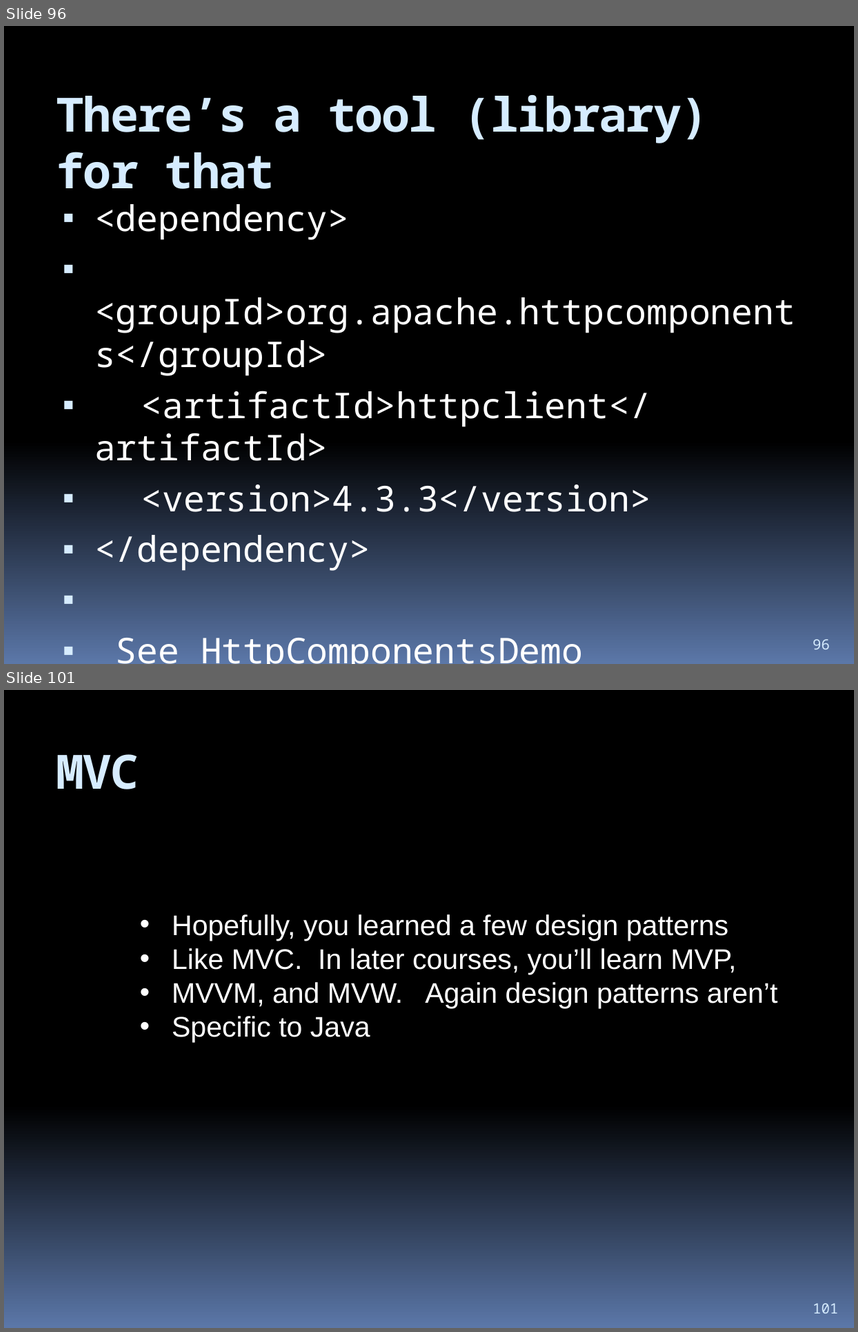
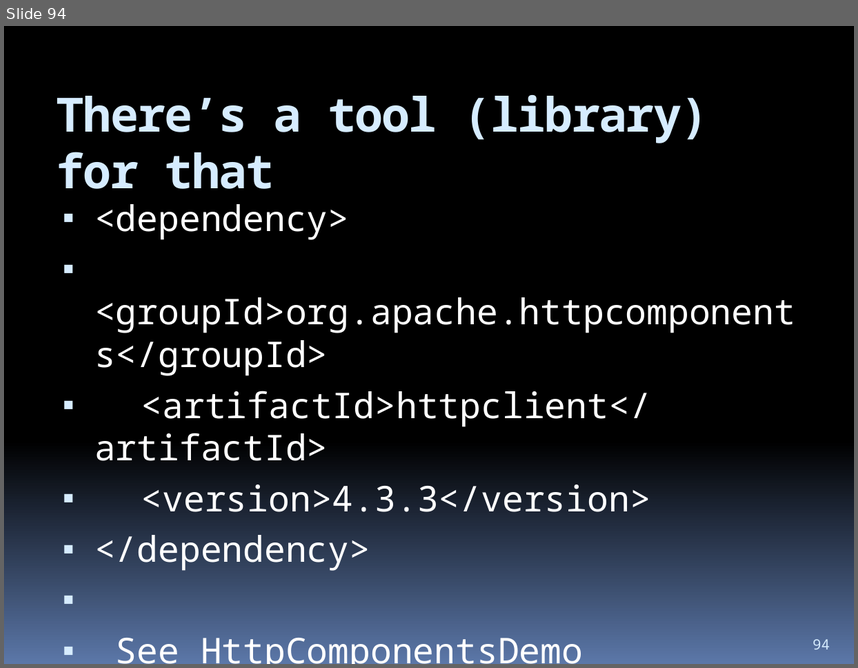
Before and after one commit to hchan/comp2613, a slide deck: coursePresentation.pptx. Shown one above the other, each under a label of ours: slides 96 and 101 before the commit, slide 94 after it; the slides between them are not shown. The pictures are 858x1332 and 858x668 pixels, drawn with LibreOffice and Linux fonts; fonts in the diff are those of the drawing. Boxes give left, top, right and bottom in pixels: in the first picture for what was removed or moved away, otherwise in the second. Text is boxed around its words. In the diff, an @@ line names an element or a change of style, - is before the commit and + after.

```diff
--- a/coursePresentation.pptx
+++ b/coursePresentation.pptx
@@ slide 101 removed at box(4, 690, 854, 1328), background gradient #000000 to #5B77A8 @@
@@ title removed at box(56, 754, 139, 789) @@
-MVC
@@ text removed at box(172, 914, 778, 1043) @@
-• Hopefully, you learned a few design patterns
-• Like MVC. In later courses, you’ll learn MVP,
-• MVVM, and MVW. Again design patterns aren’t
-• Specific to Java
@@ page number removed at box(813, 1303, 838, 1313) @@
-101
@@ what was slide 96 is now slide 94 @@
@@ page number at box(813, 639, 830, 649): text changed @@
-96
+94
```
Also in this commit, not shown: 2 slides changed, 2 slides added, 6 other slides removed, 3 other files.
